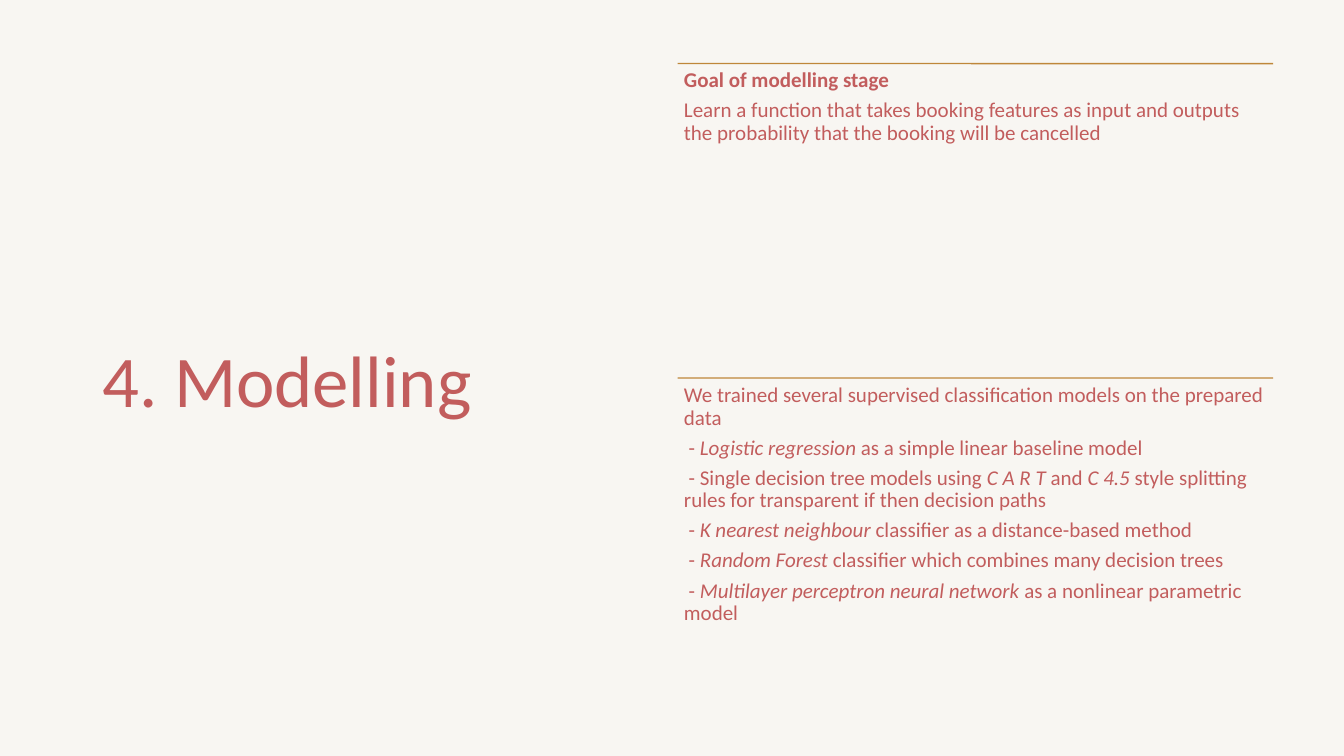
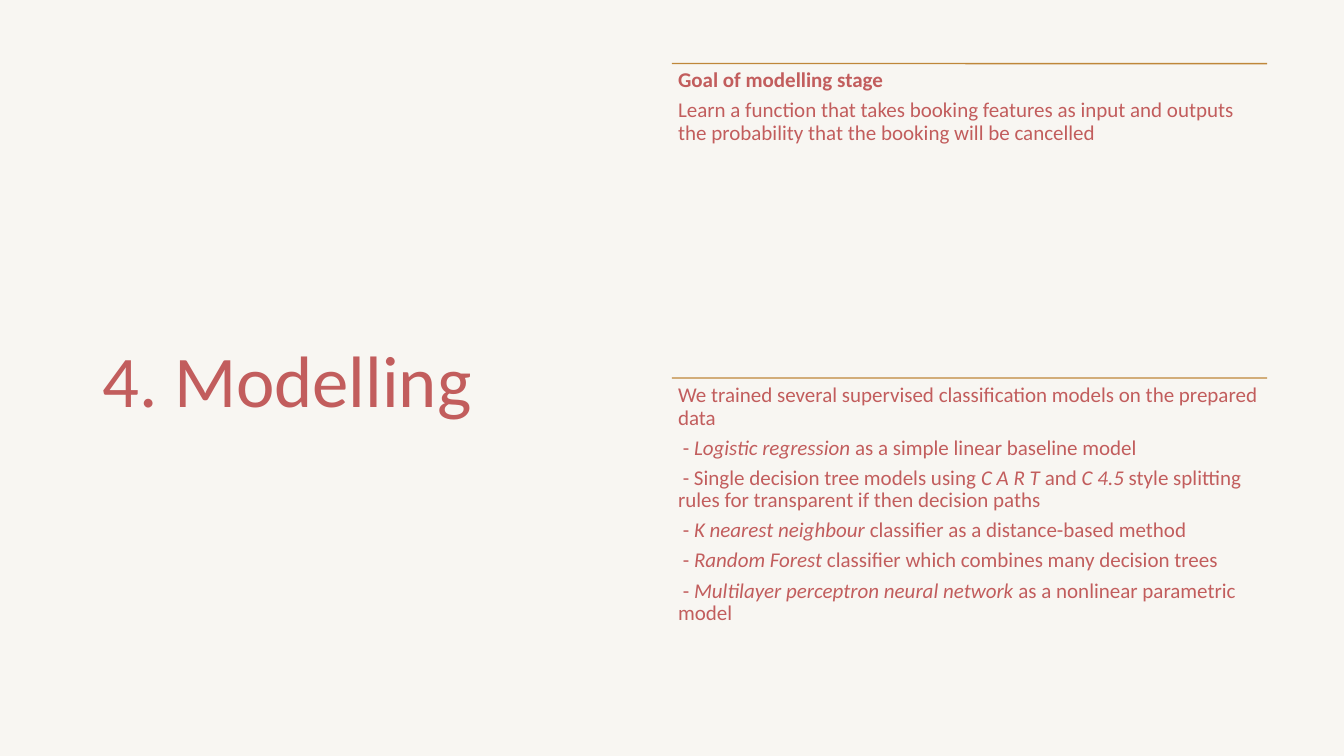
Before and after one commit to akvanaparthy/DAML-Project-Group-3, a slide deck: slide 13 of DAML Group 3 Final.pptx (slide 9 before the commit). Drawn at 1344x756 pixels with LibreOffice and Linux fonts; fonts in the diff are those of the drawing. Boxes give left, top, right and bottom in pixels: in the first picture for what was removed or moved away, otherwise in the second. Text is boxed around its words. In the diff, an @@ line names an element or a change of style, - is before the commit and + after.

```diff
--- a/DAML Group 3 Final.pptx
+++ b/DAML Group 3 Final.pptx
@@ 2 texts, 2 lines: place and size @@
-2 texts, 2 lines at (678,64,1273,620)
+2 texts, 2 lines at (671,64,1267,620)
```
Also in this commit, not shown: 8 other slides changed, 12 slides added, 2 slides removed, 4 other files.
